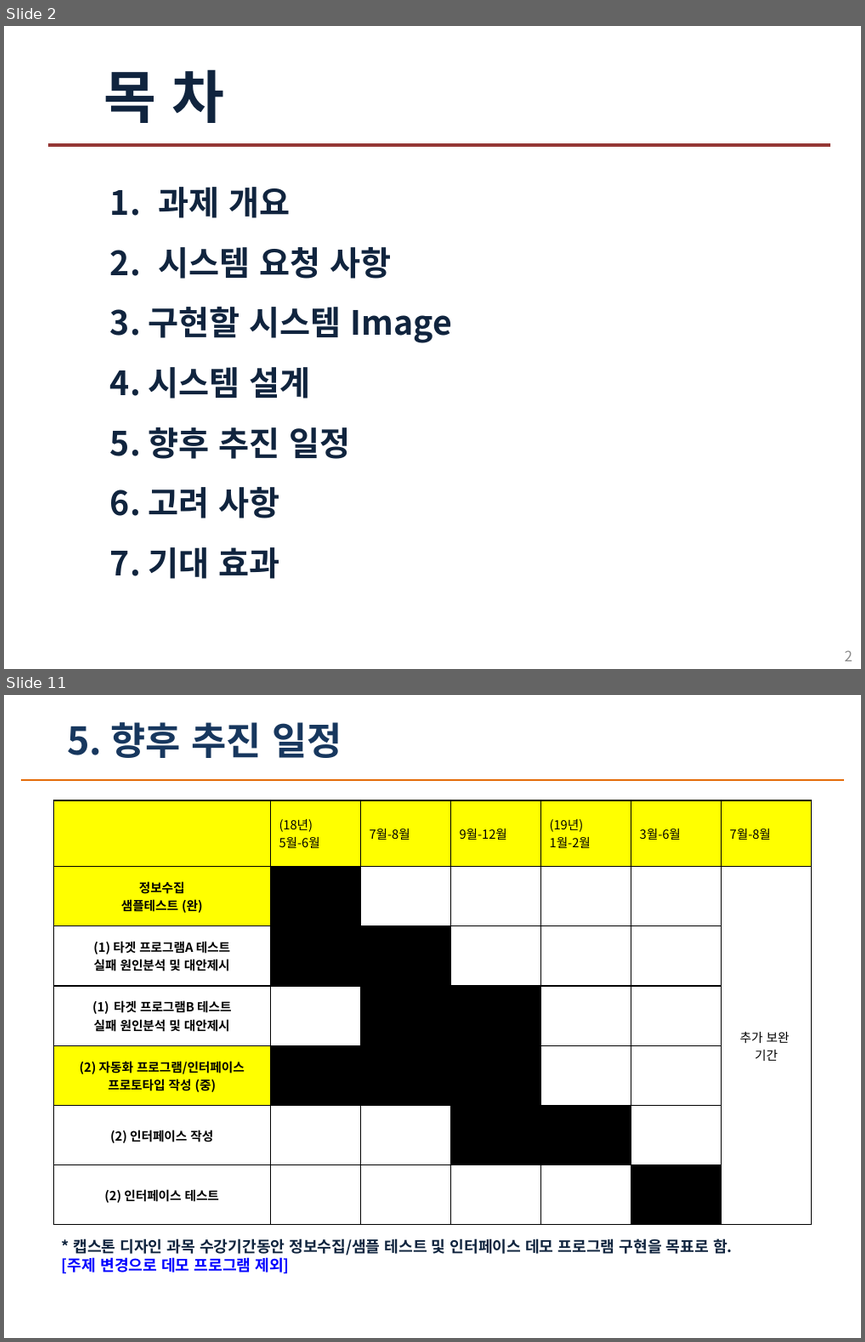
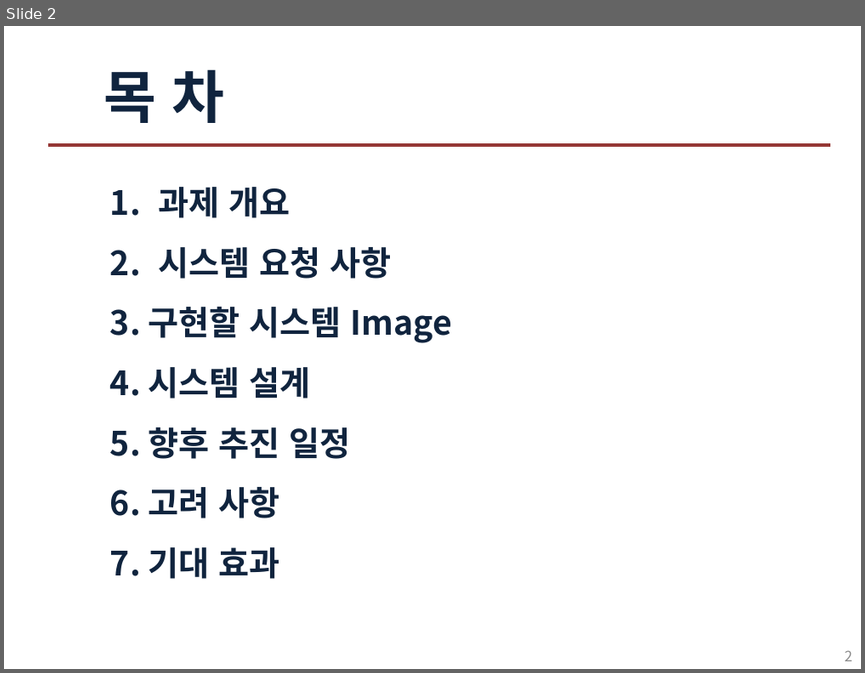
Before and after one commit to wonsokchoi/16project, a slide deck: team_ppt/Find Sit Project 발표 PPT.pptx. Shown one above the other, each under a label of ours: slides 2 and 11 before the commit, slide 2 after it; the slides between them are not shown. The pictures are 865x1342 and 865x673 pixels, drawn with LibreOffice and Linux fonts; fonts in the diff are those of the drawing; background and template pictures are left out. Boxes give left, top, right and bottom in pixels: in the first picture for what was removed or moved away, otherwise in the second. Text is boxed around its words. In the diff, an @@ line names an element or a change of style, - is before the commit and + after.

```diff
--- a/team_ppt/Find Sit Project 발표 PPT.pptx
+++ b/team_ppt/Find Sit Project 발표 PPT.pptx
@@ slide 11 removed at (4, 695, 861, 1338), background #FFFFFF @@
@@ text removed at (67, 722, 342, 758) @@
-5. 향후 추진 일정
@@ line removed from (21, 780) to (844, 780) @@
@@ table removed at (53, 800, 811, 1225), 7 rows, 7 columns @@
- | (18년) / 5월-6월 | 7월-8월 | 9월-12월 | (19년) / 1월-2월 | 3월-6월 | 7월-8월
-정보수집 / 샘플테스트 (완) |  |  |  |  |  | 추가 보완 / 기간
-(1) 타겟 프로그램A 테스트 / 실패 원인분석 및 대안제시 |  |  |  |  |  | 
-타겟 프로그램B 테스트 / 실패 원인분석 및 대안제시 |  |  |  |  |  | 
-(2) 자동화 프로그램/인터페이스 / 프로토타입 작성 (중) |  |  |  |  |  | 
-(2) 인터페이스 작성 |  |  |  |  |  | 
-(2) 인터페이스 테스트 |  |  |  |  |  | 
@@ text removed at (62, 1238, 732, 1273) @@
-* 캡스톤 디자인 과목 수강기간동안 정보수집/샘플 테스트 및 인터페이스 데모 프로그램 구현을 목표로 함.
-[주제 변경으로 데모 프로그램 제외]
```
Also in this commit, not shown: 4 slides changed, 5 slides added, 6 other slides removed.
